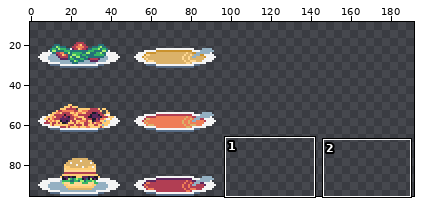
File history of a pixel-art file, art/plates.aseprite. The first picture is a wide view before the edit; the outline marks the close-up.
Close-up. Before the edit:
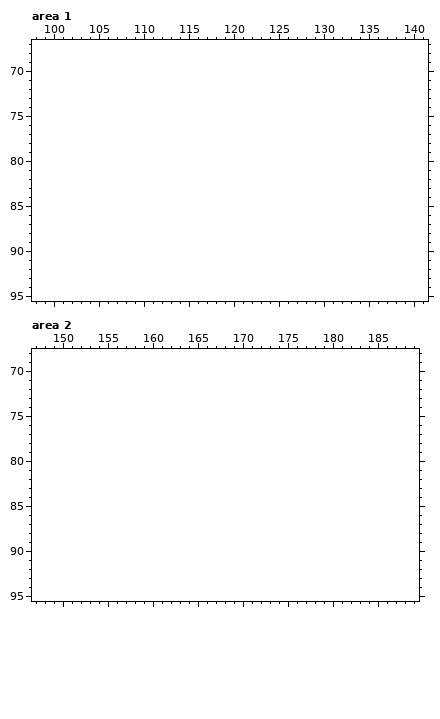
96x96 pixels, 1 frame. Shown: area 1: x 98..141, y 67..95; area 2: x 147..189, y 68..95. The old version is drawn lined up with the new one, on the new canvas. The wide view leaves out empty margins. The commit also changed other parts of the picture, which this record leaves out.
Once edited:
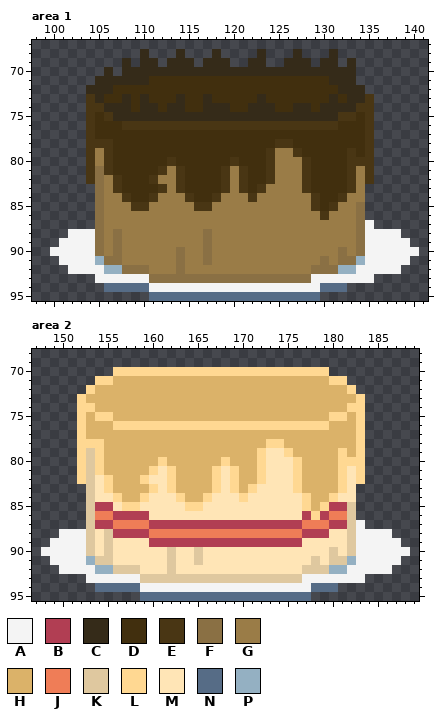
Palette (. is transparent): A #f4f4f4  B #b13e53  C #352b19  D #412f0e  E #493614  F #8a7044  G #9a7c47  H #dbb269  J #ef7d57  K #dfc89f  L #ffd892  M #ffe5b6  N #566c86  P #94b0c2
Change:
canvas 96x96 -> 192x96
Changed rows in their new state; - is an unchanged pixel.
Area 1:
first column x 100:
68 ----------C---C---C----C---C---C---------
69 --------C-CC-CCC-CCC--CC--CCC-CC-C-------
70 ------C-CCCCCCCCCCCCCCCCCCCCCCCCCC-------
71 -----CCCCCCDDDDDDDDDDDDDDDDDDDDCCC-------
72 ----CCCDDDDDDDDDDDDDDDDDDDDDDDDDCCC------
73 ----ECDDCDCDDDCDDCDDDDDCDDDDDDDCDCCE-----
74 ----EECCCDCCDCCDDCCCDDCCCDDCCDCCCCEE-----
75 ----EDECCCCCCCCCCCCCCCCCCCCCCCCCEEDE-----
76 ----EDDDEEEEEEEEEEEEEEEEEEEEEEEEDDDE-----
77 ----EDDDDDDDDDDDDDDDDDDDDDDDDDDDDDDE-----
78 ----EEEDDDDDDDDDDDDDDDDDDEEDDDDDDDDE-----
79 ----EGEDDDDDDDDDDDDDDDDDEGGEDDDDDEDE-----
80 ----EGEDDDDDDEDDDDDDEDDDEGGGEDDDDEEE-----
81 ----EFEDDDDDEGEDDDDEGEDDEGGGEDDDDEGE-----
82 ----EFGEDDDEGGEDDDDEGEDDEGGGEDDDDEGE-----
83 -----FGEDDDDEGEDDDDEGEDEGGGGEDDDDEG------
84 -----FGGEDDEGGGEDDEGGGEGGGGGGEDDEGG------
85 -----FGGGEEGGGGGEEGGGGGGGGGGGEDEGGF------
86 -----FGGGGGGGGGGGGGGGGGGGGGGGGEGGGF------
87 -----FGGGGGGGGGGGGGGGGGGGGGGGGGGGGFA-----
88 --AAAFGFGGGGGGGGGFGGGGGGGGGGGGGGGGFAAAA--
89 -AAAAFGFGGGGGGGGGFGGGGGGGGGGGGGGGGFAAAAA-
90 AAAAAFGFGGGGGGFGGFGGGGGGGGGGGGGGFGFAAAAAA
91 -AAAAPFFGGGGGGFGGFGGGGGGGGGGGGFGFFPAAAAA-
92 --AAAAPPFFFGGGFGGGGGGGGGGGGGGFFFPPAAAAA--
93 -----AAAAAAFFFFFFFFFFFFFFFFFFAAAAAAA-----
94 ------NNNNNAAAAAAAAAAAAAAAAAAANNN--------
95 -----------NNNNNNNNNNNNNNNNNNN-----------
Area 2:
first column x 148:
70 --------LLLLLLLLLLLLLLLLLLLLLLLL---------
71 ------LLHHHHHHHHHHHHHHHHHHHHHHHHLL-------
72 -----LHHHHHHHHHHHHHHHHHHHHHHHHHHHHL------
73 ----LHHHHHHHHHHHHHHHHHHHHHHHHHHHHHHL-----
74 ----LLHHHHHHHHHHHHHHHHHHHHHHHHHHHHLL-----
75 ----LHLLHHHHHHHHHHHHHHHHHHHHHHHHLLHL-----
76 ----LHHHLLLLLLLLLLLLLLLLLLLLLLLLHHHL-----
77 ----LHHHHHHHHHHHHHHHHHHHHHHHHHHHHHHL-----
78 ----LLLHHHHHHHHHHHHHHHHHHLLHHHHHHHHL-----
79 ----LKLHHHHHHHHHHHHHHHHHLMMLHHHHHLHL-----
80 ----LKLHHHHHHLHHHHHHLHHHLMMMLHHHHLLL-----
81 ----LKLHHHHHLMLHHHHLMLHHLMMMLHHHHLML-----
82 ----LKMLHHHLMMLHHHHLMLHHLMMMLHHHHLML-----
83 -----KMLHHHHLMLHHHHLMLHLMMMMLHHHHLM------
84 -----KMMLHHLMMMLHHLMMMLMMMMMMLHHLMM------
85 -----KBBMLLMMMMMLLMMMMMMMMMMMLHLBBK------
86 -----KJJBBBBMMMMMMMMMMMMMMMMMBLBJJK------
87 -----KBBJJJJBBBBBBBBBBBBBBBBBJJJBBKA-----
88 --AAAKMKBBBBJJJJJJJJJJJJJJJJJBBBMMKAAAA--
89 -AAAAKMKMMMMBBBBBBBBBBBBBBBBBMMMMMKAAAAA-
90 AAAAAKMKMMMMMMKMMKMMMMMMMMMMMMMMKMKAAAAAA
91 -AAAAPKKMMMMMMKMMKMMMMMMMMMMMMKMKKPAAAAA-
92 --AAAAPPKKKMMMKMMMMMMMMMMMMMMKKKPPAAAAA--
93 -----AAAAAAKKKKKKKKKKKKKKKKKKAAAAAAA-----
94 ------NNNNNAAAAAAAAAAAAAAAAAAANNN--------
95 -----------NNNNNNNNNNNNNNNNNNN-----------
Changed places in both close-ups, as pixel boxes (x1, y1, x2, y2):
added: (50, 49, 419, 301)
added: (41, 367, 410, 601)
